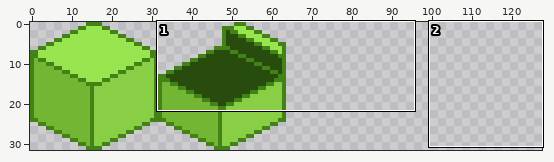
A sprite sheet gets an edit: Assets/chest Template.png. Above: a wide view before the commit, with the close-up outlined.
Close-up. Old version:
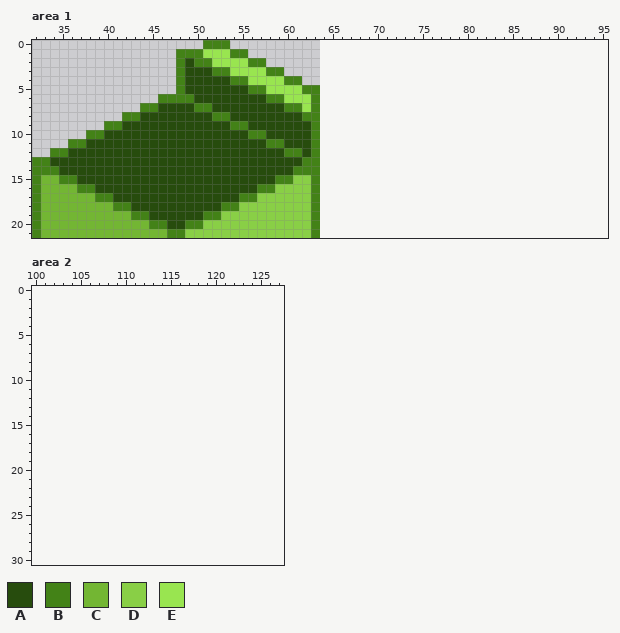
The file is 64x32 pixels. Shown: area 1: x 32..95, y 0..21; area 2: x 100..127, y 0..30. The old version is drawn lined up with the new one, on the new canvas.
Palette (. is transparent): A #274c0d  B #438217  C #73b633  D #89cf46  E #99e550
Pixels before, area 1, first column x 32:
 0 ...................BBB..........
 1 ................BBBEEEBB........
 2 ................BABBEEEEBB......
 3 ................BAAABBEEEEBB....
 4 ................BAAAAABBEEEEBB..
 5 ................BAAAAAAABBEEEEBB
 6 ..............BBBBAAAAAAAABBEEEB
 7 ............BBAAAABBAAAAAAAABBEB
 8 ..........BBAAAAAAAABBAAAAAAAABB
 9 ........BBAAAAAAAAAAAABBAAAAAAAB
10 ......BBAAAAAAAAAAAAAAAABBAAAAAB
11 ....BBAAAAAAAAAAAAAAAAAAAABBAAAB
12 ..BBAAAAAAAAAAAAAAAAAAAAAAAABBAB
13 BBAAAAAAAAAAAAAAAAAAAAAAAAAAAABB
14 BBBAAAAAAAAAAAAAAAAAAAAAAAAAABBB
15 BCCBBAAAAAAAAAAAAAAAAAAAAAABBDDB
16 BCCCCBBAAAAAAAAAAAAAAAAAABBDDDDB
17 BCCCCCCBBAAAAAAAAAAAAAABBDDDDDDB
18 BCCCCCCCCBBAAAAAAAAAABBDDDDDDDDB
19 BCCCCCCCCCCBBAAAAAABBDDDDDDDDDDB
20 BCCCCCCCCCCCCBBAABBDDDDDDDDDDDDB
21 BCCCCCCCCCCCCCCBBDDDDDDDDDDDDDDB
The same view after the edit:
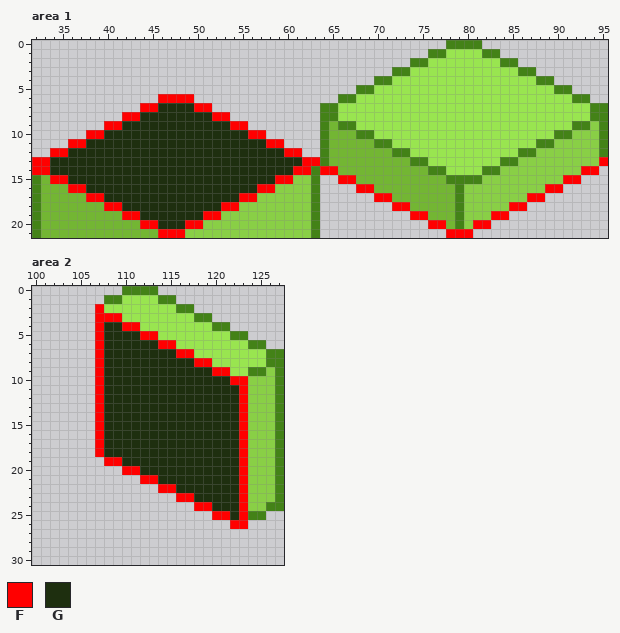
Colours new in this view: F #ff0000  G #1e2f0f
Edits made:
canvas 64x32 -> 128x32
Changed rows in their new state; - is an unchanged pixel.
Area 1:
first column x 32:
 0 -------------------...------------------------BBBB--------------
 1 ----------------........--------------------BBEEEEBB------------
 2 ----------------..........----------------BBEEEEEEEEBB----------
 3 ----------------............------------BBEEEEEEEEEEEEBB--------
 4 ----------------..............--------BBEEEEEEEEEEEEEEEEBB------
 5 ----------------................----BBEEEEEEEEEEEEEEEEEEEEBB----
 6 --------------FFFF..............--BBEEEEEEEEEEEEEEEEEEEEEEEEBB--
 7 ------------FFGGGGFF............BBEEEEEEEEEEEEEEEEEEEEEEEEEEEEBB
 8 ----------FFGGGGGGGGFF..........BBEEEEEEEEEEEEEEEEEEEEEEEEEEEEBB
 9 --------FFGGGGGGGGGGGGFF........BCBBEEEEEEEEEEEEEEEEEEEEEEEEBBDB
10 ------FFGGGGGGGGGGGGGGGGFF......BCCCBBEEEEEEEEEEEEEEEEEEEEBBDDDB
11 ----FFGGGGGGGGGGGGGGGGGGGGFF....BCCCCCBBEEEEEEEEEEEEEEEEBBDDDDDB
12 --FFGGGGGGGGGGGGGGGGGGGGGGGGFF..BCCCCCCCBBEEEEEEEEEEEEBBDDDDDDDB
13 FFGGGGGGGGGGGGGGGGGGGGGGGGGGGGFFBCCCCCCCCCBBEEEEEEEEBBDDDDDDDDDF
14 FFGGGGGGGGGGGGGGGGGGGGGGGGGGGFF-FFCCCCCCCCCCBBEEEEBBDDDDDDDDDFF-
15 --FFGGGGGGGGGGGGGGGGGGGGGGGFF-----FFCCCCCCCCCCBBBBDDDDDDDDDFF---
16 ----FFGGGGGGGGGGGGGGGGGGGFF---------FFCCCCCCCCCBDDDDDDDDDFF-----
17 ------FFGGGGGGGGGGGGGGGFF-------------FFCCCCCCCBDDDDDDDFF-------
18 --------FFGGGGGGGGGGGFF-----------------FFCCCCCBDDDDDFF---------
19 ----------FFGGGGGGGFF---------------------FFCCCBDDDFF-----------
20 ------------FFGGGFF-------------------------FFCBDFF-------------
21 --------------FFF-----------------------------FFF---------------
Area 2:
first column x 107:
 0 ---BBBB--------------
 1 -BBEEEEBB------------
 2 FEEEEEEEEBB----------
 3 FFFEEEEEEEEBB--------
 4 FGGFFEEEEEEEEBB------
 5 FGGGGFFEEEEEEEEBB----
 6 FGGGGGGFFEEEEEEEEBB--
 7 FGGGGGGGGFFEEEEEEEEBB
 8 FGGGGGGGGGGFFEEEEEEBB
 9 FGGGGGGGGGGGGFFEEBBDB
10 FGGGGGGGGGGGGGGFFDDDB
11 FGGGGGGGGGGGGGGGFDDDB
12 FGGGGGGGGGGGGGGGFDDDB
13 FGGGGGGGGGGGGGGGFDDDB
14 FGGGGGGGGGGGGGGGFDDDB
15 FGGGGGGGGGGGGGGGFDDDB
16 FGGGGGGGGGGGGGGGFDDDB
17 FGGGGGGGGGGGGGGGFDDDB
18 FGGGGGGGGGGGGGGGFDDDB
19 -FFGGGGGGGGGGGGGFDDDB
20 ---FFGGGGGGGGGGGFDDDB
21 -----FFGGGGGGGGGFDDDB
22 -------FFGGGGGGGFDDDB
23 ---------FFGGGGGFDDDB
24 -----------FFGGGFDDBB
25 -------------FFGFBB--
26 ---------------FF----
Boxes around the changes in both close-ups, in picture pixels (x1, y1, x2, y2):
changed: (32, 40, 608, 238)
added: (95, 286, 284, 529)
